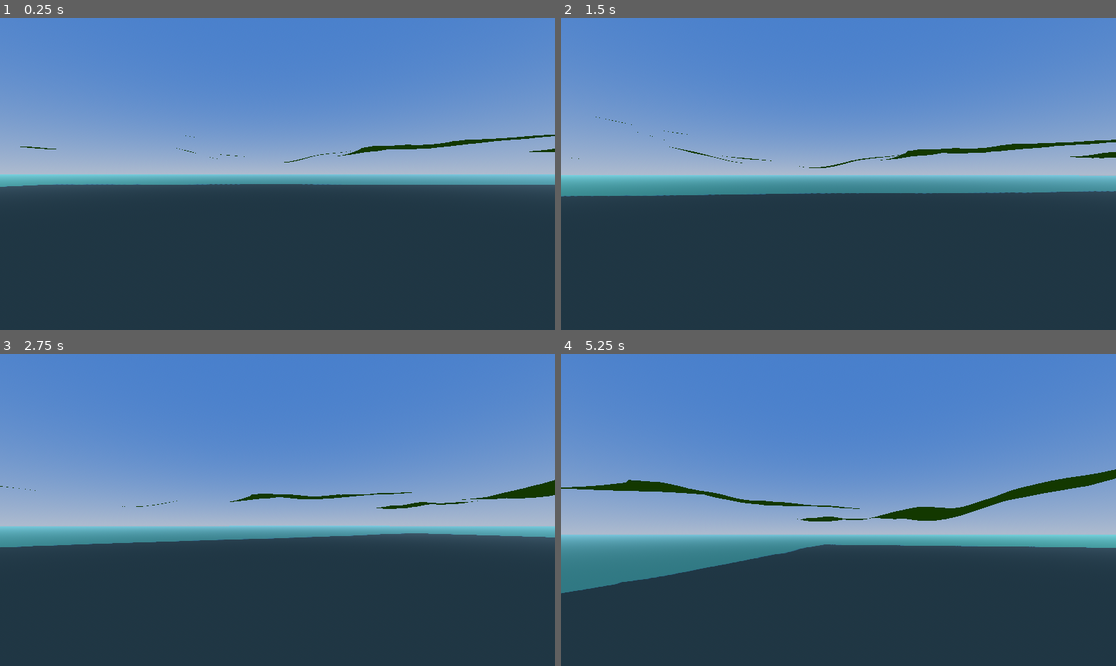
Above: before the commit, frames 1-4 (two rows, left to right).
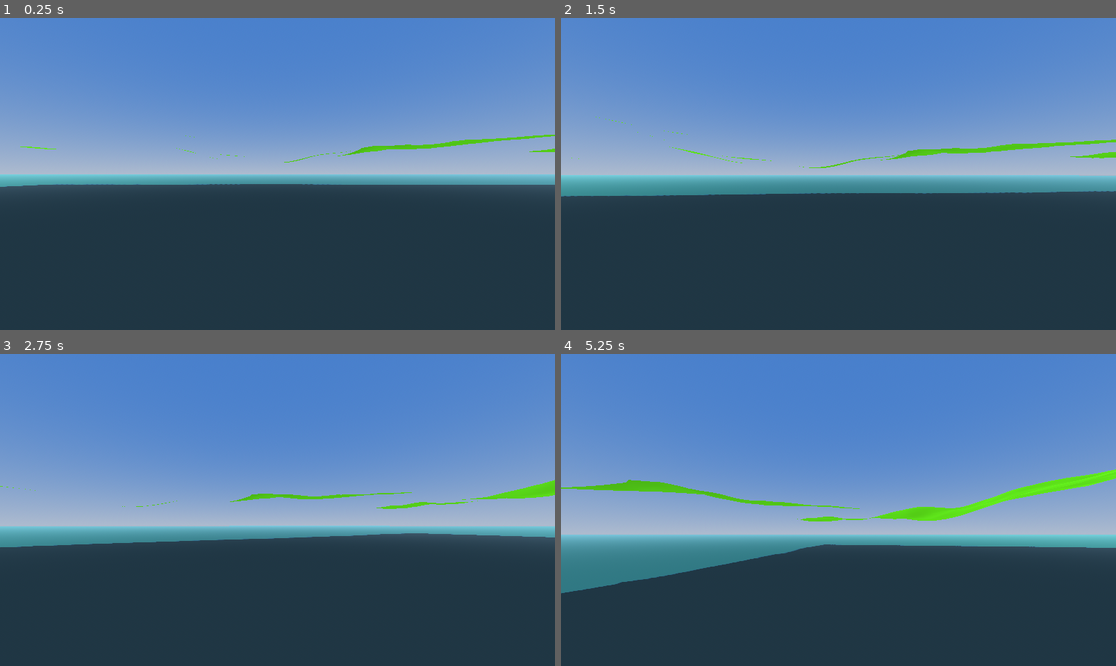
Above: after the commit, the same moments.

Repository: Caspianlake/SandboxGame
Game: Godot game, scene res://Scenes/root.tscn
Same seed, same stepped clock (60 frames per second), same inputs: the game is played once before the commit and once after it.
Inputs (mouse positions are in pixels of both pictures, inside the frame that each line leads up to):
- Up to frame 1 (0.25 s): no input
- Up to frame 2 (1.5 s): tap Enter at 0.5 s; move the mouse to (866, 174) at 0.52 s; hold W (Forward) 0.53-1.28 s; hold \ (CameraLock) 0.53-1.28 s; tap Space (Jump) at 0.77 s; move the mouse to (727, 189) at 1.27 s; hold S (Backward) from 1.28 s (still down); tap \ (CameraLock) at 1.35 s
- Up to frame 3 (2.75 s): tap Space (Jump) at 1.52 s; move the mouse to (288, 503) at 2.02 s; release S (Backward) at 2.03 s; hold W (Forward) from 2.03 s (still down); hold \ (CameraLock) from 2.03 s (still down)
- Up to frame 4 (5.25 s): move the mouse to (810, 572) at 2.77 s; release \ (CameraLock) at 2.78 s; tap \ (CameraLock) at 2.85, 4.35 s; tap Space (Jump) at 3.02, 3.77, 4.52 s; move the mouse to (877, 513) at 3.52 s; hold \ (CameraLock) 3.53-4.28 s; move the mouse to (672, 463) at 4.27 s; release W (Forward) at 4.28 s; hold A (Left) 4.28-5.03 s; move the mouse to (844, 510) at 5.02 s; hold W (Forward) from 5.03 s (still down); hold \ (CameraLock) from 5.03 s (still down)

The runs differ from the first frame. In frame 1, 0.5% of the frame differs, in the area x 3-100%, y 37-47%; in frame 2, 0.8%; in frame 3, 0.8%; in frame 4, 2.2%, in the area x 0-100%, y 36-54%.

Commit message:
Update surface_nets.gd

Diff:
--- a/Scripts/Terrain/surface_nets.gd
+++ b/Scripts/Terrain/surface_nets.gd
@@ -166,57 +166,28 @@
 	mesh.add_surface_from_arrays(Mesh.PRIMITIVE_TRIANGLES, arrays)
 	return mesh
 
-## Calculates the normal using the analytical gradient of trilinear interpolation.
-## Uses the cell centered at the nearest grid point for consistent results at boundaries.
+## Calculates the normal using central differences on the SDF grid.
+## The gradient of the SDF points toward increasing values (outside for standard SDF).
 static func _calculate_normal_from_sdf(sdf_grid: PackedFloat32Array, dims: Vector3i, pos: Vector3) -> Vector3:
 	var dy_stride = 1
 	var dz_stride = dims.y
 	var dx_stride = dims.y * dims.z
 
-	# Offset position by 0.5 so we sample from the cell centered on the nearest grid point
-	# This ensures vertices at cell boundaries get consistent normals
-	var centered_pos = pos - Vector3(0.5, 0.5, 0.5)
-
-	# Get the cell containing the centered position
-	var x0 = clampi(int(floor(centered_pos.x + 0.5)), 0, dims.x - 2)
-	var y0 = clampi(int(floor(centered_pos.y + 0.5)), 0, dims.y - 2)
-	var z0 = clampi(int(floor(centered_pos.z + 0.5)), 0, dims.z - 2)
-
-	# Local position within cell [0, 1]
-	var fx = clampf(pos.x - float(x0), 0.0, 1.0)
-	var fy = clampf(pos.y - float(y0), 0.0, 1.0)
-	var fz = clampf(pos.z - float(z0), 0.0, 1.0)
-
-	# Get the 8 corner values of the cell
-	var idx000 = x0 * dx_stride + z0 * dz_stride + y0 * dy_stride
-	var c000 = sdf_grid[idx000]
-	var c100 = sdf_grid[idx000 + dx_stride]
-	var c010 = sdf_grid[idx000 + dy_stride]
-	var c110 = sdf_grid[idx000 + dx_stride + dy_stride]
-	var c001 = sdf_grid[idx000 + dz_stride]
-	var c101 = sdf_grid[idx000 + dx_stride + dz_stride]
-	var c011 = sdf_grid[idx000 + dy_stride + dz_stride]
-	var c111 = sdf_grid[idx000 + dx_stride + dy_stride + dz_stride]
-
-	# Analytical gradient of trilinear interpolation
-	var grad_x = (c100 - c000) * (1.0 - fy) * (1.0 - fz) + \
-				 (c110 - c010) * fy * (1.0 - fz) + \
-				 (c101 - c001) * (1.0 - fy) * fz + \
-				 (c111 - c011) * fy * fz
-
-	var grad_y = (c010 - c000) * (1.0 - fx) * (1.0 - fz) + \
-				 (c110 - c100) * fx * (1.0 - fz) + \
-				 (c011 - c001) * (1.0 - fx) * fz + \
-				 (c111 - c101) * fx * fz
-
-	var grad_z = (c001 - c000) * (1.0 - fx) * (1.0 - fy) + \
-				 (c101 - c100) * fx * (1.0 - fy) + \
-				 (c011 - c010) * (1.0 - fx) * fy + \
-				 (c111 - c110) * fx * fy
-
-	# Negate gradient: SDF gradient points from inside (negative) to outside (positive)
-	# We want normals pointing outward from the surface (away from inside)
-	var normal = -Vector3(grad_x, grad_y, grad_z)
+	# Sample positions for central differences
+	var xi = clampi(int(round(pos.x)), 1, dims.x - 2)
+	var yi = clampi(int(round(pos.y)), 1, dims.y - 2)
+	var zi = clampi(int(round(pos.z)), 1, dims.z - 2)
+
+	var idx = xi * dx_stride + zi * dz_stride + yi * dy_stride
+
+	# Central differences for gradient
+	var grad_x = sdf_grid[idx + dx_stride] - sdf_grid[idx - dx_stride]
+	var grad_y = sdf_grid[idx + dy_stride] - sdf_grid[idx - dy_stride]
+	var grad_z = sdf_grid[idx + dz_stride] - sdf_grid[idx - dz_stride]
+
+	# The gradient points toward increasing SDF values
+	# For standard SDF (negative inside, positive outside), gradient points outward
+	var normal = Vector3(grad_x, grad_y, grad_z)
 	if normal.length_squared() > 0.0001:
 		return normal.normalized()
 	return Vector3.UP
